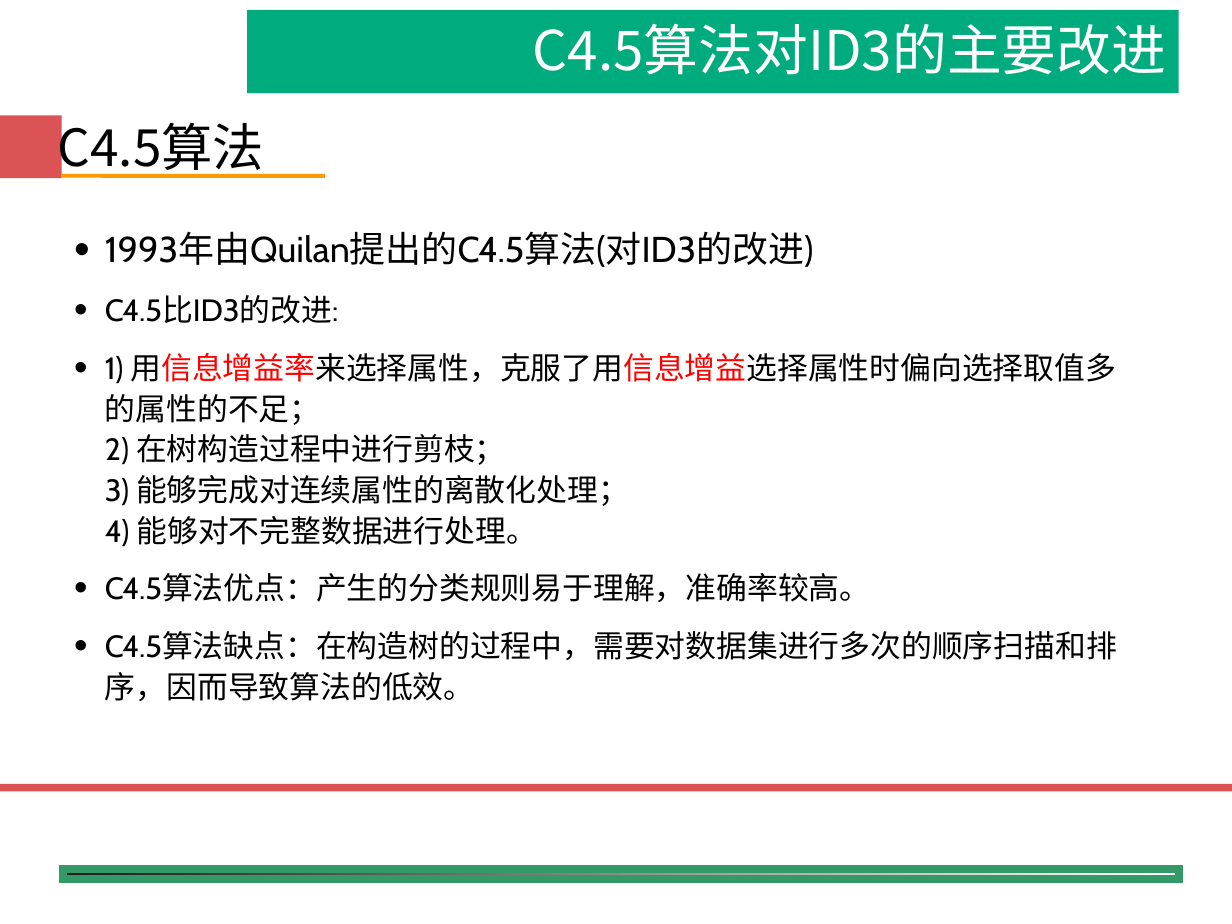
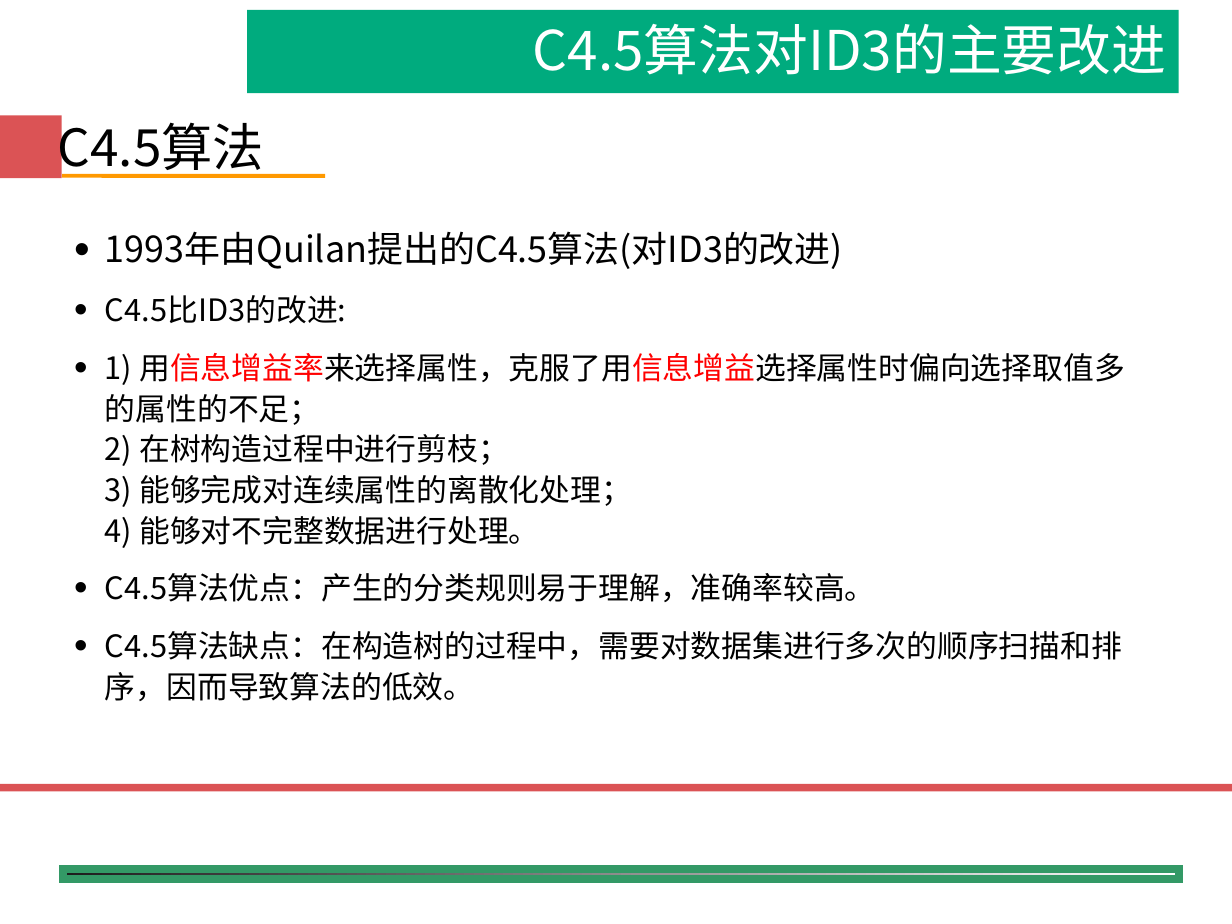
Before and after one commit to shfkuang/shfkuang.github.io, a slide deck: slide 9 of dm/ch4.3.ppt (slide 8 before the commit). Drawn at 1232x924 pixels with LibreOffice and Linux fonts; fonts in the diff are those of the drawing; background and template pictures are left out. Boxes give left, top, right and bottom in pixels: in the first picture for what was removed or moved away, otherwise in the second. Text is boxed around its words. In the diff, an @@ line names an element or a change of style, - is before the commit and + after.

```diff
--- a/dm/ch4.3.ppt
+++ b/dm/ch4.3.ppt
@@ text "1993年由Quilan提出的C4.5算法(对ID3的改进)" at box(105, 231, 1125, 701): font Cabin to Noto Sans CJK JP @@
```
Also in this commit, not shown: 8 other slides changed, 12 slides added, 8 slides removed, 1 other file.
